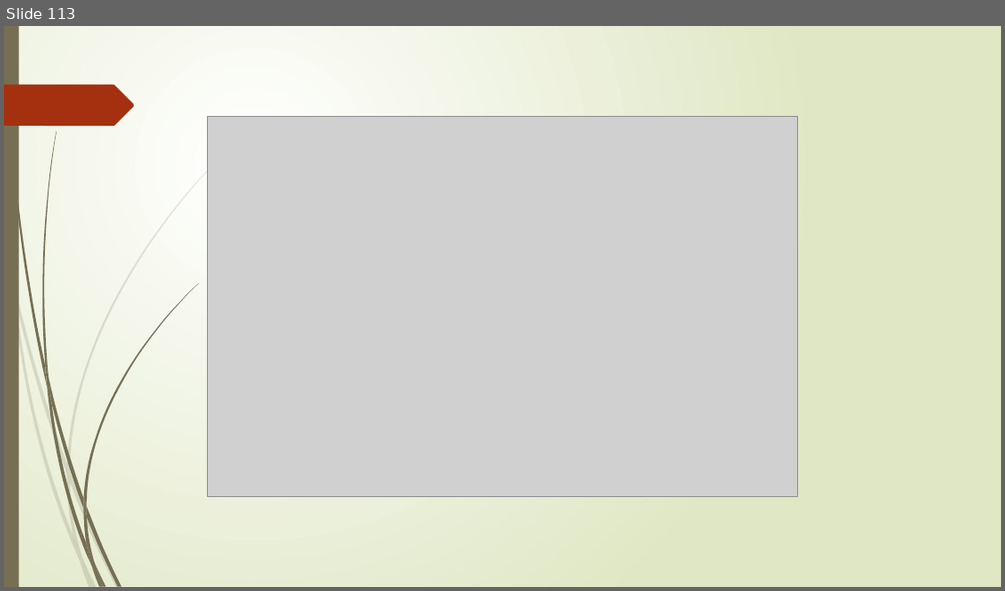
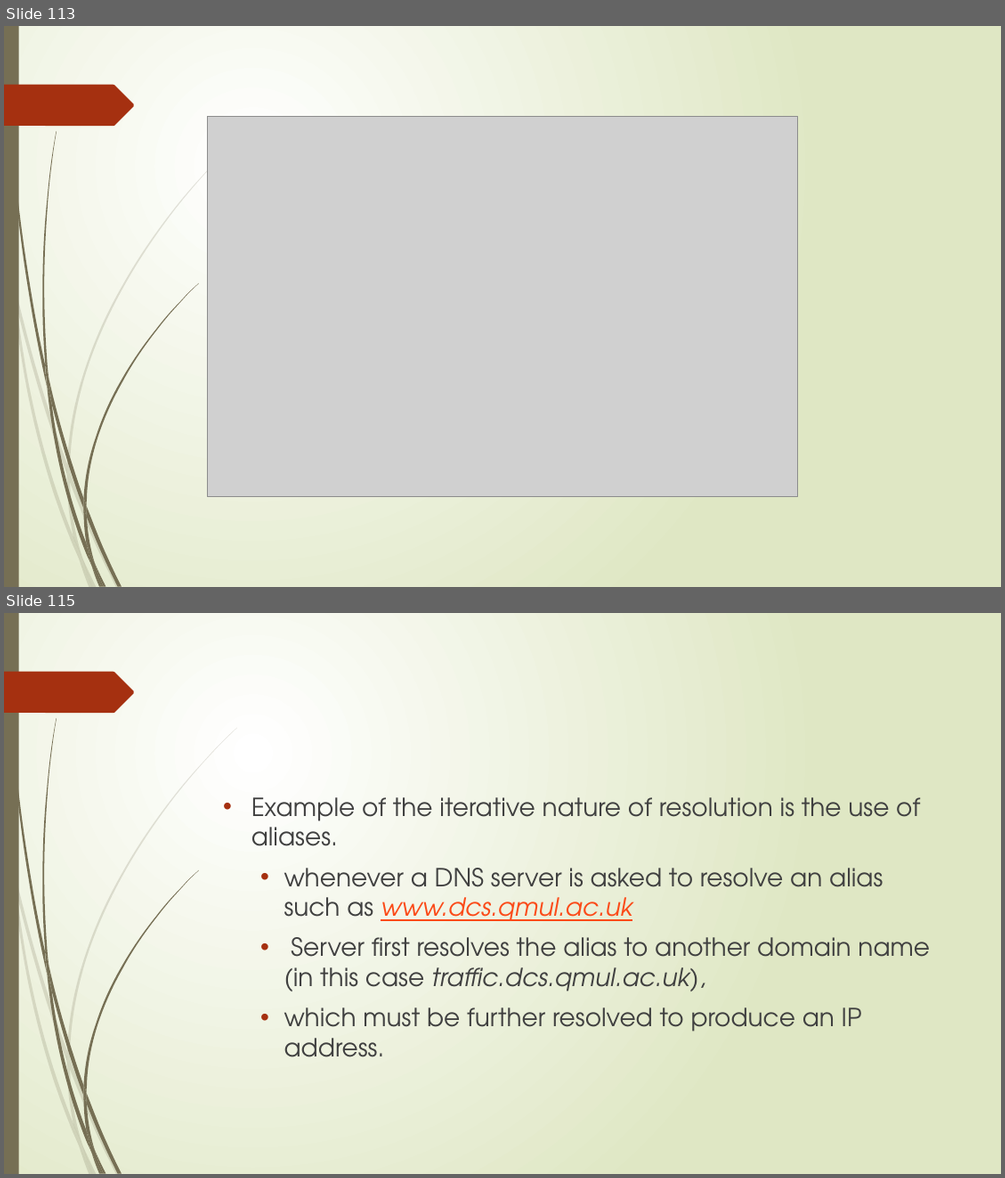
Before and after one commit to sanjayshimoga/nmit-distributed_systems, a slide deck: DISTRIBUTED FILE SYSTEMS.pptx. Shown one above the other, each under a label of ours: slide 113 before the commit, slides 113 and 115 after it; the slides between them are not shown. The pictures are 1005x591 and 1005x1178 pixels, drawn with LibreOffice and Linux fonts; fonts in the diff are those of the drawing; grey boxes stand for pictures. Boxes give left, top, right and bottom in pixels: in the first picture for what was removed or moved away, otherwise in the second. Text is boxed around its words. In the diff, an @@ line names an element or a change of style, - is before the commit and + after.

```diff
--- a/DISTRIBUTED FILE SYSTEMS.pptx
+++ b/DISTRIBUTED FILE SYSTEMS.pptx
@@ slide 115 added at [4, 613, 1001, 1174], background gradient #FFFFFF to #DFE8C4; not listed: 24 template elements that a slide beside it also shows @@
@@ text added at [251, 797, 930, 1057], 24 pt, text #404040 @@
+• Example of the iterative nature of resolution is the use of aliases.
+  • whenever a DNS server is asked to resolve an alias such as www.dcs.qmul.ac.uk
+  • Server first resolves the alias to another domain name (in this case traffic.dcs.qmul.ac.uk),
+  • which must be further resolved to produce an IP address.
```
Also in this commit, not shown: 12 other slides added, 2 other files.
